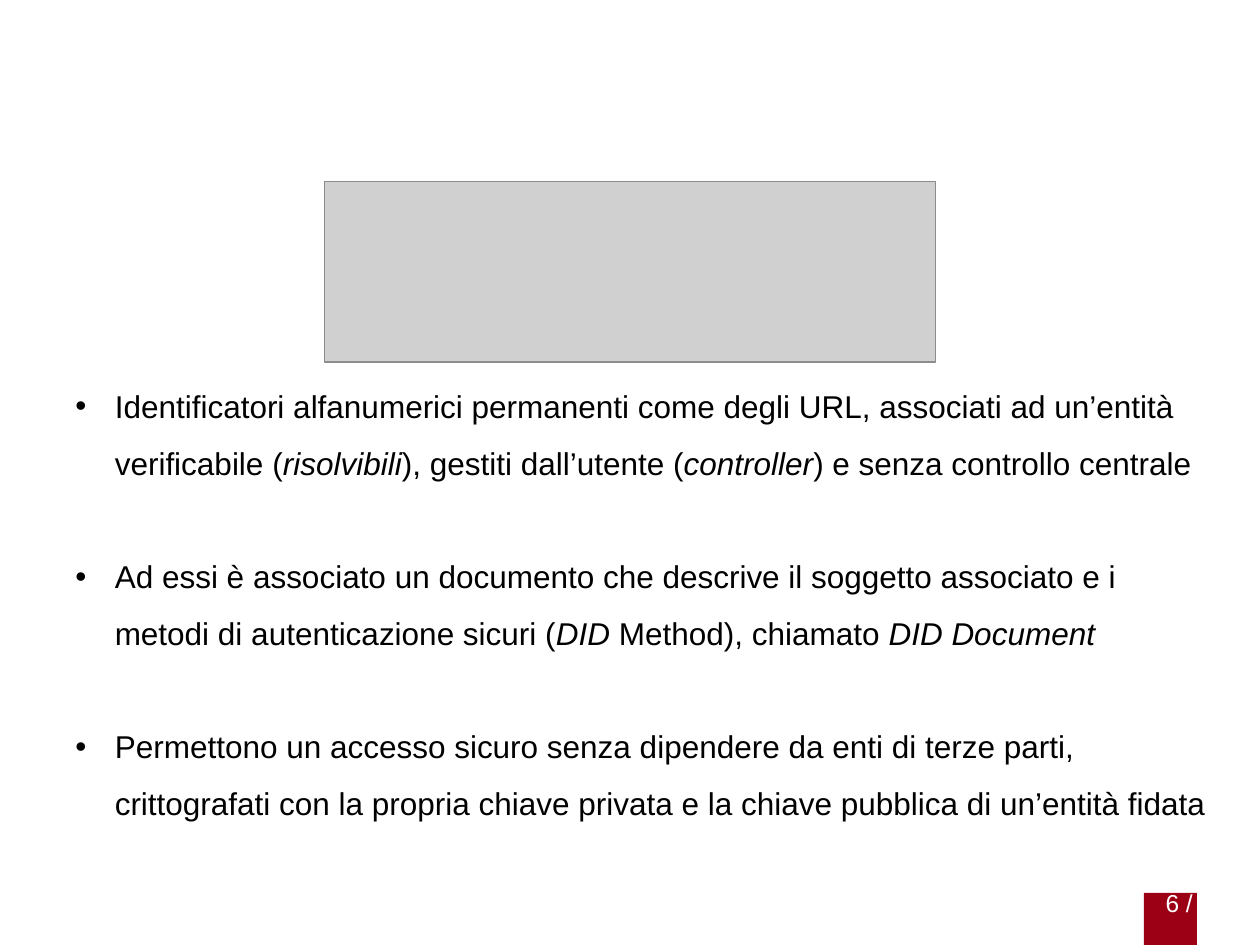
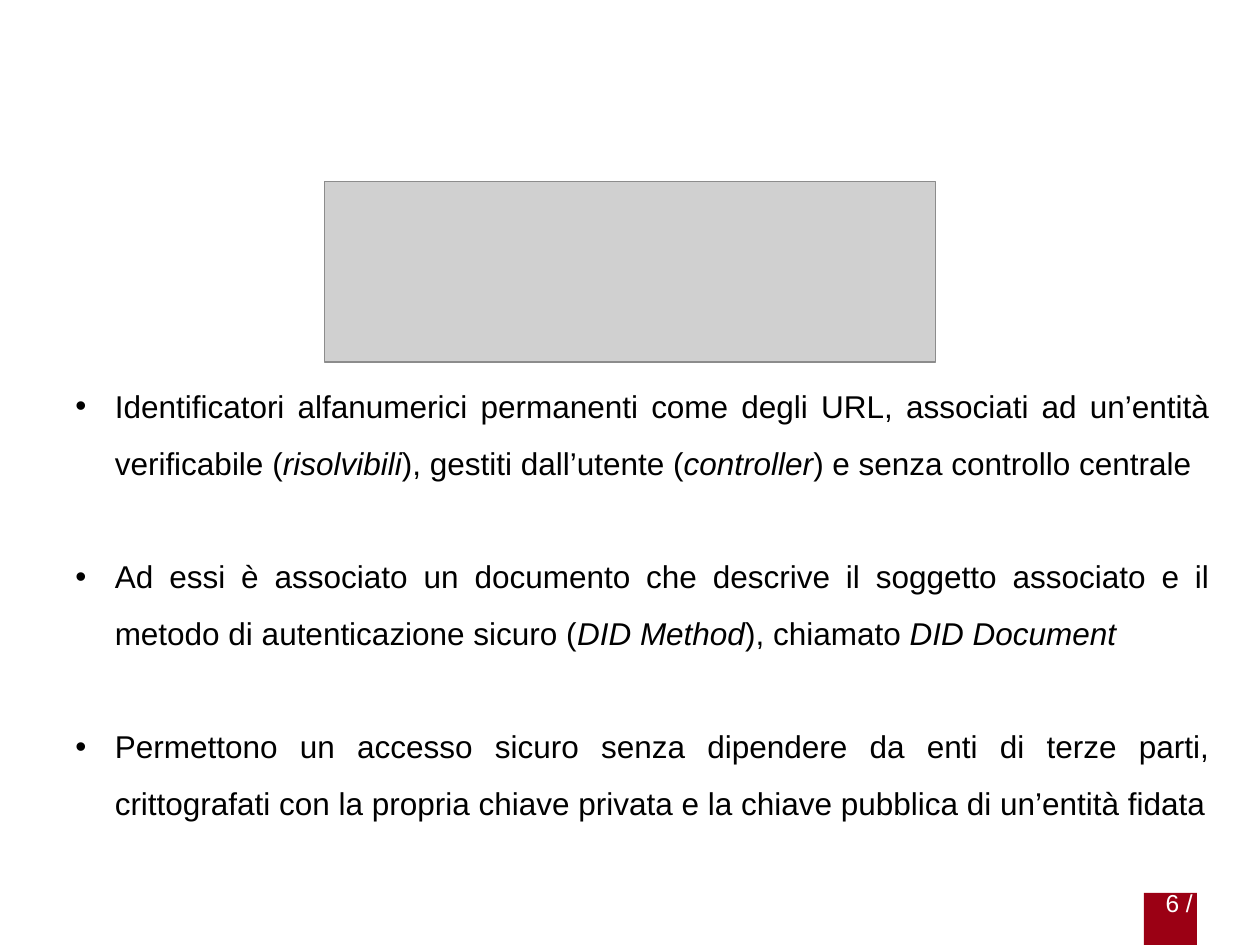
Before and after one commit to gabrielrovesti/Stage-e-Tesi-Triennale-UniPD, a slide deck: slide 6 of Presentazione/Presentazione Gabriel Rovesti.pptx. Drawn at 1260x945 pixels with LibreOffice and Linux fonts; fonts in the diff are those of the drawing; grey boxes stand for pictures; background and template pictures are left out. Boxes give left, top, right and bottom in pixels: in the first picture for what was removed or moved away, otherwise in the second. Text is boxed around its words. In the diff, an @@ line names an element or a change of style, - is before the commit and + after.

```diff
--- a/Presentazione/Presentazione Gabriel Rovesti.pptx
+++ b/Presentazione/Presentazione Gabriel Rovesti.pptx
@@ text at (115,394,1209,821): alignment left to justified @@
@@ text at (115,564,1209,651): text changed @@
-• Ad essi è associato un documento che descrive il soggetto associato e i metodi di autenticazione sicuri (DID Method), chiamato DID Document
+• Ad essi è associato un documento che descrive il soggetto associato e il metodo di autenticazione sicuro (DID Method), chiamato DID Document
```
Also in this commit, not shown: 13 other slides changed, 6 other files.
